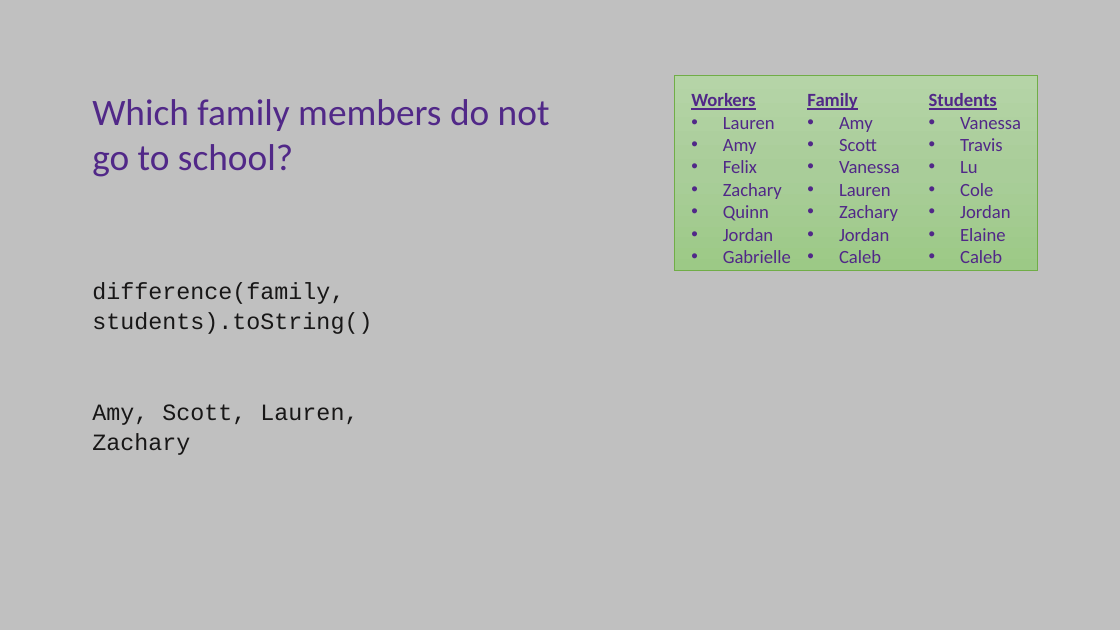
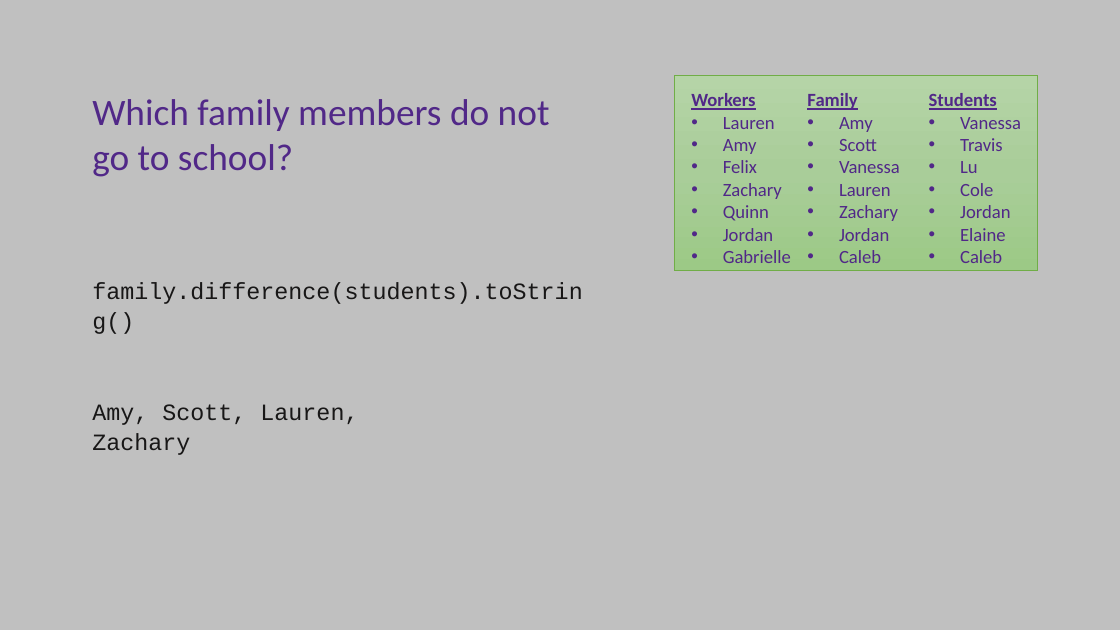
Before and after one commit to ksu-cs-cc/ksu-cs-cc.github.io, a slide deck: slide 8 of content/3-cc310/10-sets/03-using-sets-slides.pptx. Drawn at 1120x630 pixels with LibreOffice and Linux fonts; fonts in the diff are those of the drawing. Boxes give left, top, right and bottom in pixels: in the first picture for what was removed or moved away, otherwise in the second. Text is boxed around its words. In the diff, an @@ line names an element or a change of style, - is before the commit and + after.

```diff
--- a/content/3-cc310/10-sets/03-using-sets-slides.pptx
+++ b/content/3-cc310/10-sets/03-using-sets-slides.pptx
@@ text at [92,282,583,304]: text changed @@
-difference(family, students).toString()
+family.difference(students).toString()
```
Also in this commit, not shown: 3 other slides changed, 2 other files.
